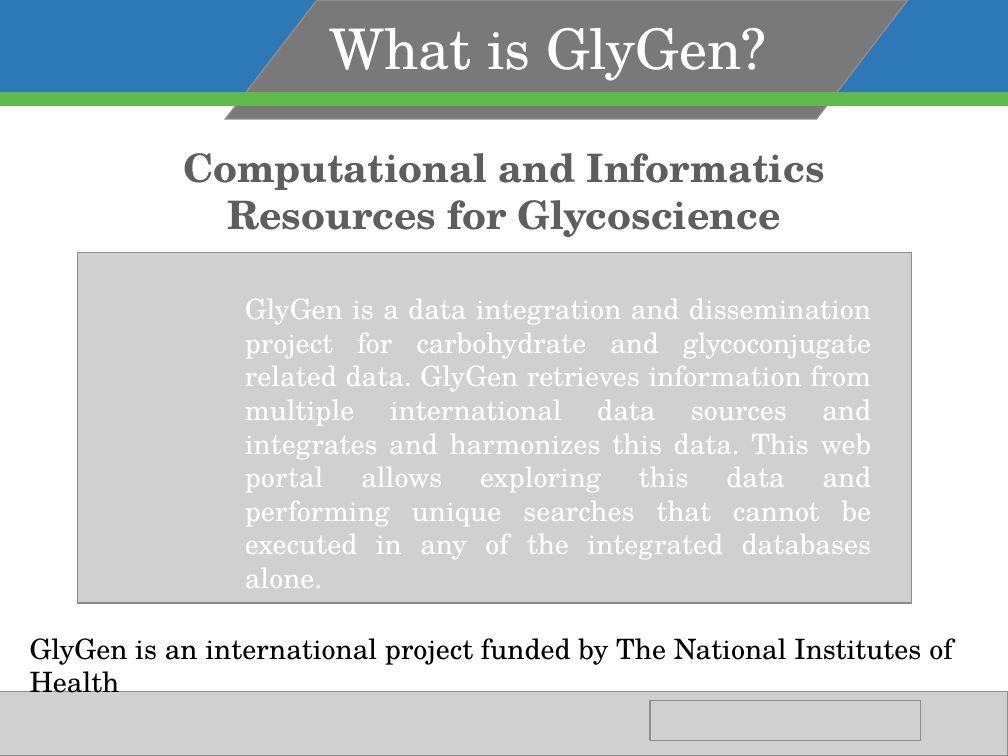
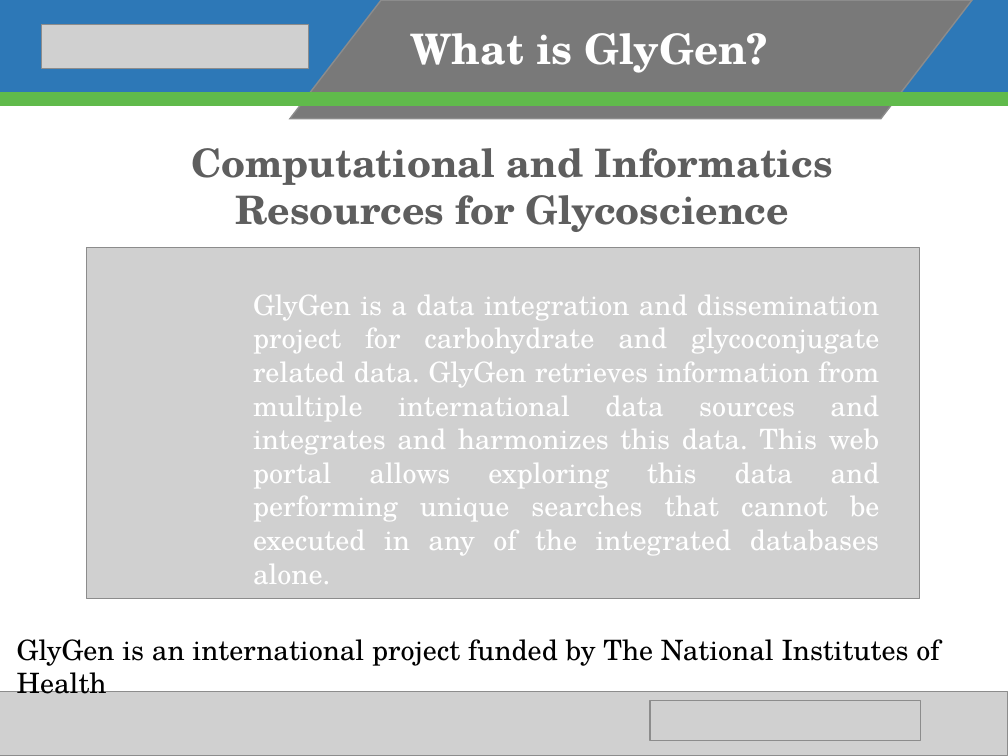
Before and after one commit to GW-HIVE/glygen-frontend, a slide deck: slide 2 of src/images/media/slides/pptx/GlyGen-general-slides.pptx. Drawn at 1008x756 pixels with LibreOffice and Linux fonts; fonts in the diff are those of the drawing; grey boxes stand for pictures; background and template pictures are left out. Boxes give left, top, right and bottom in pixels: in the first picture for what was removed or moved away, otherwise in the second. Text is boxed around its words. In the diff, an @@ line names an element or a change of style, - is before the commit and + after.

```diff
--- a/src/images/media/slides/pptx/GlyGen-general-slides.pptx
+++ b/src/images/media/slides/pptx/GlyGen-general-slides.pptx
@@ rectangle removed at [0,0,1008,104] @@
@@ group added at [0,0,1008,119]: 2 rectangles, 1 parallelogram, 1 picture @@
@@ parallelogram removed at [226,1,908,120] @@
@@ text "What is GlyGen?": place and size @@
-text "What is GlyGen?" at [330,28,766,81]
+text "What is GlyGen?" at [411,33,768,73]
@@ text "What is GlyGen?" at [411,33,768,73]: size 40 to 30 pt, bold on; vertical alignment top to middle @@
@@ rectangle removed at [0,93,1008,106] @@
@@ 2 texts, 1 picture: place and size @@
-2 texts, 1 picture at [78,153,911,603]
+2 texts, 1 picture at [86,148,919,599]
@@ text "GlyGen is an international project ...": place and size @@
-text "GlyGen is an international project ..." at [30,638,952,665]
+text "GlyGen is an international project ..." at [17,639,939,666]
```
Also in this commit, not shown: 7 other slides changed, 1 slide added, 2 slides removed, 4 other files.
